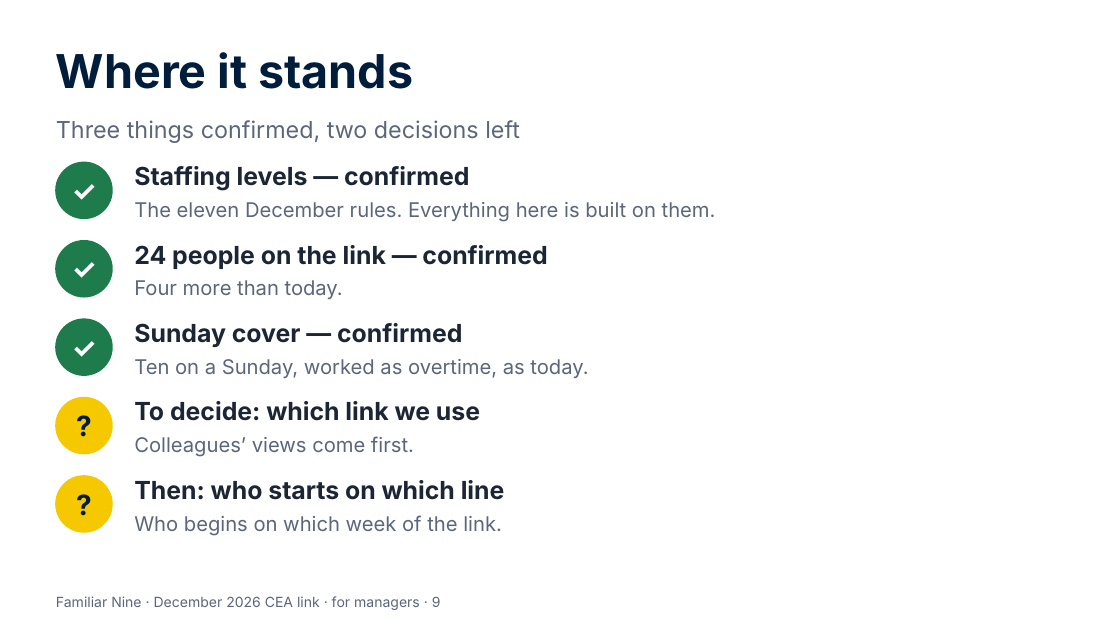
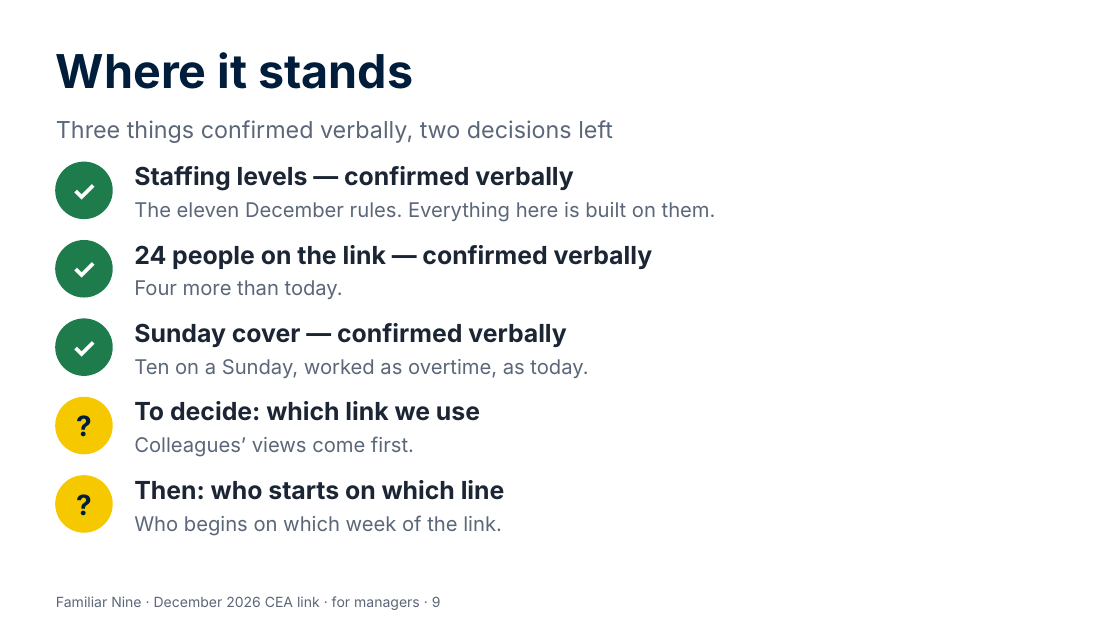
Before and after one commit to Garethdavidmiller/roster-app, a slide deck: slide 9 of docs/proposals/presentations/Familiar-Nine-for-managers.pptx. Drawn at 1120x630 pixels with LibreOffice and Linux fonts; fonts in the diff are those of the drawing. Boxes give left, top, right and bottom in pixels: in the first picture for what was removed or moved away, otherwise in the second. Text is boxed around its words. In the diff, an @@ line names an element or a change of style, - is before the commit and + after.

```diff
--- a/docs/proposals/presentations/Familiar-Nine-for-managers.pptx
+++ b/docs/proposals/presentations/Familiar-Nine-for-managers.pptx
@@ text at [56, 120, 613, 143]: text changed @@
-Three things confirmed, two decisions left
+Three things confirmed verbally, two decisions left
@@ text at [134, 166, 574, 191]: text changed @@
-Staffing levels — confirmed
+Staffing levels — confirmed verbally
@@ text at [134, 245, 653, 269]: text changed @@
-24 people on the link — confirmed
+24 people on the link — confirmed verbally
@@ text at [134, 323, 567, 347]: text changed @@
-Sunday cover — confirmed
+Sunday cover — confirmed verbally
```
Also in this commit, not shown: 4 other slides changed, 40 other files.
